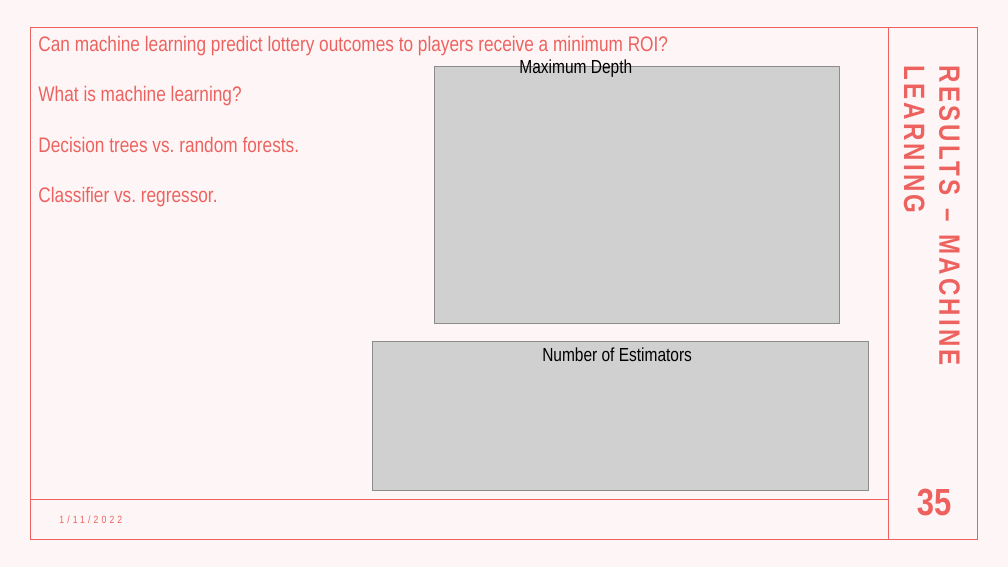
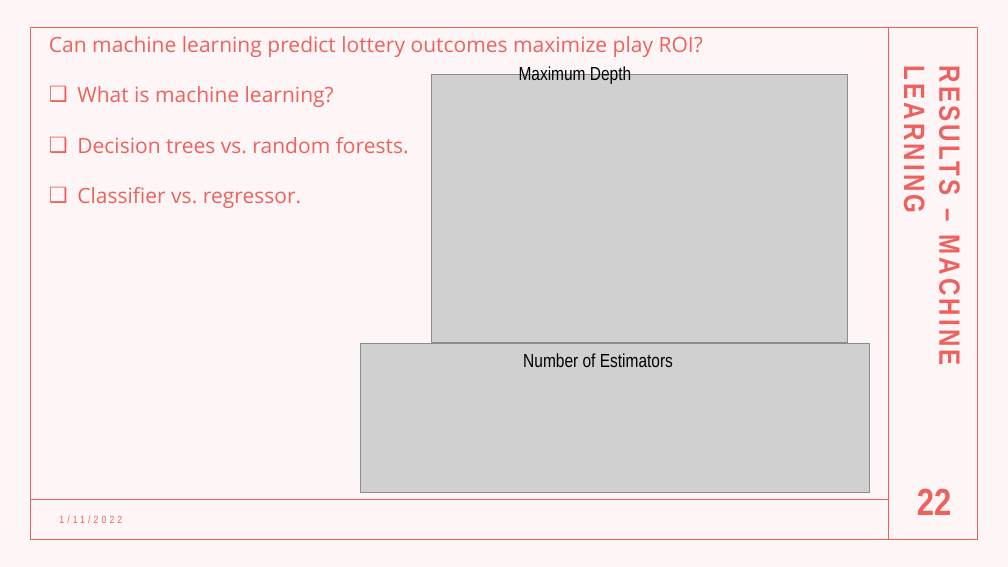
Before and after one commit to AlbiKovi/DSO110---Final-Group-Project, a slide deck: slide 22 of Is the Mega Millions a Mega Trap.pptm (slide 35 before the commit). Drawn at 1008x567 pixels with LibreOffice and Linux fonts; fonts in the diff are those of the drawing; grey boxes stand for pictures. Boxes give left, top, right and bottom in pixels: in the first picture for what was removed or moved away, otherwise in the second. Text is boxed around its words. In the diff, an @@ line names an element or a change of style, - is before the commit and + after.

```diff
--- a/Is the Mega Millions a Mega Trap.pptm
+++ b/Is the Mega Millions a Mega Trap.pptm
@@ text "Can machine learning predict lottery ...": place and size @@
-text "Can machine learning predict lottery ..." at (38, 36, 668, 207)
+text "Can machine learning predict lottery ..." at (49, 36, 703, 208)
@@ text at (49, 36, 703, 57): text changed; font Arial Narrow to Open Sans @@
-Can machine learning predict lottery outcomes to players receive a minimum ROI?
+Can machine learning predict lottery outcomes maximize play ROI?
@@ text "Maximum Depth": place and size @@
-text "Maximum Depth" at (519, 58, 632, 77)
+text "Maximum Depth" at (519, 65, 631, 84)
@@ picture: place and size @@
-picture at (435, 67, 840, 324)
+picture at (432, 74, 848, 343)
@@ text at (77, 137, 409, 208): font Arial Narrow to Open Sans in "What is machine learning?", "Decision trees vs. random forests.", "Classifier vs. regressor."; bullet none to ❑ @@
@@ picture: place and size @@
-picture at (373, 342, 869, 491)
+picture at (361, 343, 870, 493)
@@ text "Number of Estimators": place and size @@
-text "Number of Estimators" at (542, 347, 692, 361)
+text "Number of Estimators" at (523, 353, 673, 367)
@@ page number at (917, 488, 951, 515): text changed @@
-35
+22
```
Also in this commit, not shown: 25 other slides changed, 16 slides removed.
